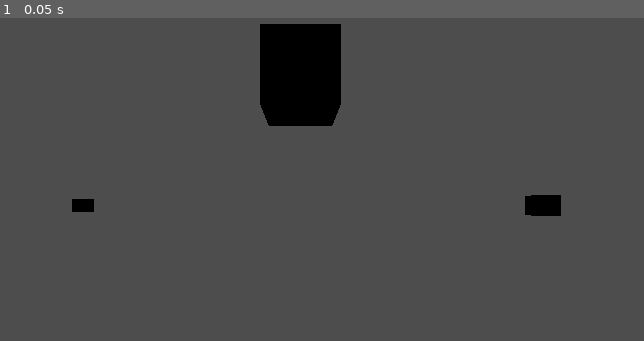
Above: before the commit, frame 1.
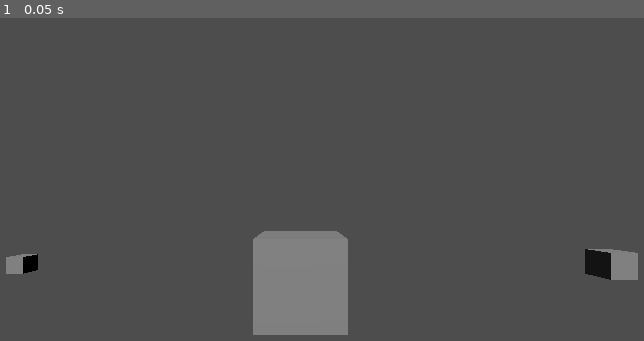
Above: after the commit, the same moment.

Repository: Bercik1287/VR
Game: Godot game, scene res://Scenes/world.tscn
The game is run twice, just before and just after one commit, with the same random seed, the same clock (stepped at 60 frames per second) and the same inputs.
Inputs:
- Up to frame 1 (0.05 s): no input

The runs differ from the first frame. In frame 1, 10% of the frame differs, in the area x 0-100%, y 1-99%.

Commit message:
Let there be light
BEAN

Diff:
--- a/Scenes/player.tscn
+++ b/Scenes/player.tscn
@@ -1,4 +1,14 @@
-[gd_scene load_steps=2 format=3 uid="uid://pxhys466snf8"]
+[gd_scene load_steps=6 format=3 uid="uid://pxhys466snf8"]
+
+[sub_resource type="CapsuleMesh" id="CapsuleMesh_f60y1"]
+
+[sub_resource type="StandardMaterial3D" id="StandardMaterial3D_v0iea"]
+albedo_color = Color(1, 0, 0, 1)
+
+[sub_resource type="BoxMesh" id="BoxMesh_cvnsp"]
+
+[sub_resource type="StandardMaterial3D" id="StandardMaterial3D_6t5aa"]
+albedo_color = Color(0, 0, 0, 1)
 
 [sub_resource type="BoxMesh" id="BoxMesh_dqh08"]
 
@@ -7,7 +17,19 @@
 [node name="XROrigin3D" type="XROrigin3D" parent="."]
 
 [node name="XRCamera3D" type="XRCamera3D" parent="XROrigin3D"]
+transform = Transform3D(1, 0, 0, 0, 1, 0, 0, 0, 1, 0, 0.3994447, -0.5622418)
 current = true
+
+[node name="MeshInstance3D" type="MeshInstance3D" parent="XROrigin3D/XRCamera3D"]
+transform = Transform3D(1, 0, 0, 0, 1, 0, 0, 0, 1, 0, -0.3994447, 0.6960453)
+mesh = SubResource("CapsuleMesh_f60y1")
+skeleton = NodePath("../..")
+surface_material_override/0 = SubResource("StandardMaterial3D_v0iea")
+
+[node name="MeshInstance3D" type="MeshInstance3D" parent="XROrigin3D/XRCamera3D/MeshInstance3D"]
+transform = Transform3D(0.8, 0, 0, 0, 0.2, 0, 0, 0, 0.5, 0, 0.38934034, -0.34939706)
+mesh = SubResource("BoxMesh_cvnsp")
+surface_material_override/0 = SubResource("StandardMaterial3D_6t5aa")
 
 [node name="XRController3D" type="XRController3D" parent="XROrigin3D"]
 transform = Transform3D(1, 0, 0, 0, 1, 0, 0, 0, 1, 2.12354, 0, -2.56886)
--- a/Scenes/world.tscn
+++ b/Scenes/world.tscn
@@ -9,6 +9,7 @@
 script = ExtResource("1_go701")
 
 [node name="player" parent="." instance=ExtResource("2_5a7ea")]
+transform = Transform3D(1, 0, 0, 0, 1, 0, 0, 0, 1, 0, 2.203709, 0)
 
 [node name="MeshInstance3D" type="MeshInstance3D" parent="."]
 transform = Transform3D(1, 0, 0, 0, 1, 0, 0, 0, 1, 0, 1.75009, -4.11944)
@@ -21,3 +22,6 @@
 [node name="MeshInstance3D3" type="MeshInstance3D" parent="."]
 transform = Transform3D(1, 0, 0, 0, 1, 0, 0, 0, 1, 5.66036, -2.05049, 0.533265)
 mesh = SubResource("BoxMesh_dhqlr")
+
+[node name="DirectionalLight3D" type="DirectionalLight3D" parent="."]
+transform = Transform3D(0.9997647, 0, -0.02169273, 0.014805756, 0.7308655, 0.6823609, 0.015854469, -0.6825215, 0.7306935, 0, 7.2332287, 4.6562276)
